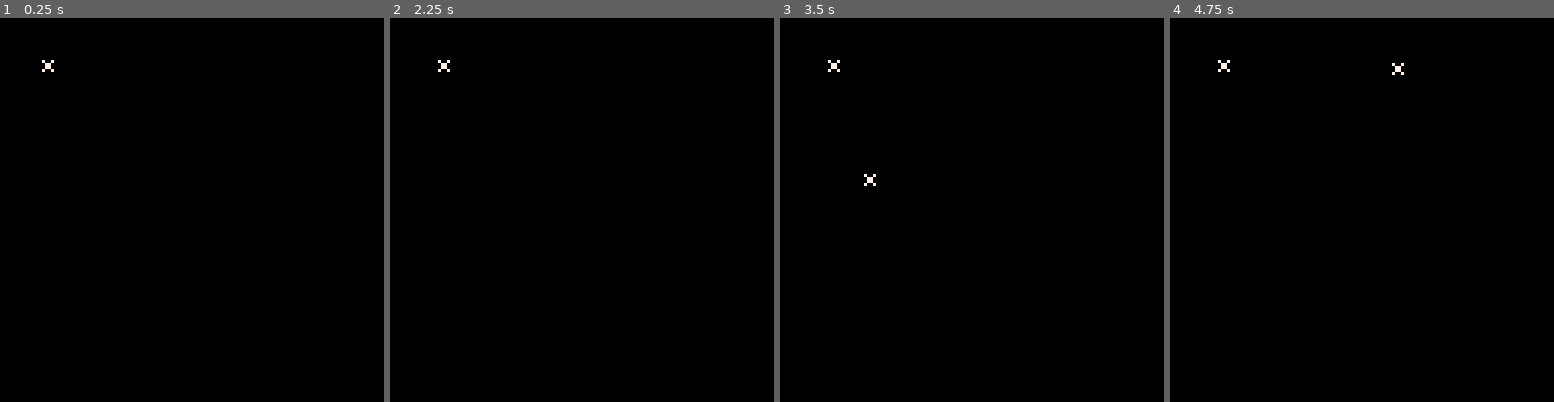
Above: before the commit, frames 1-4 (left to right).
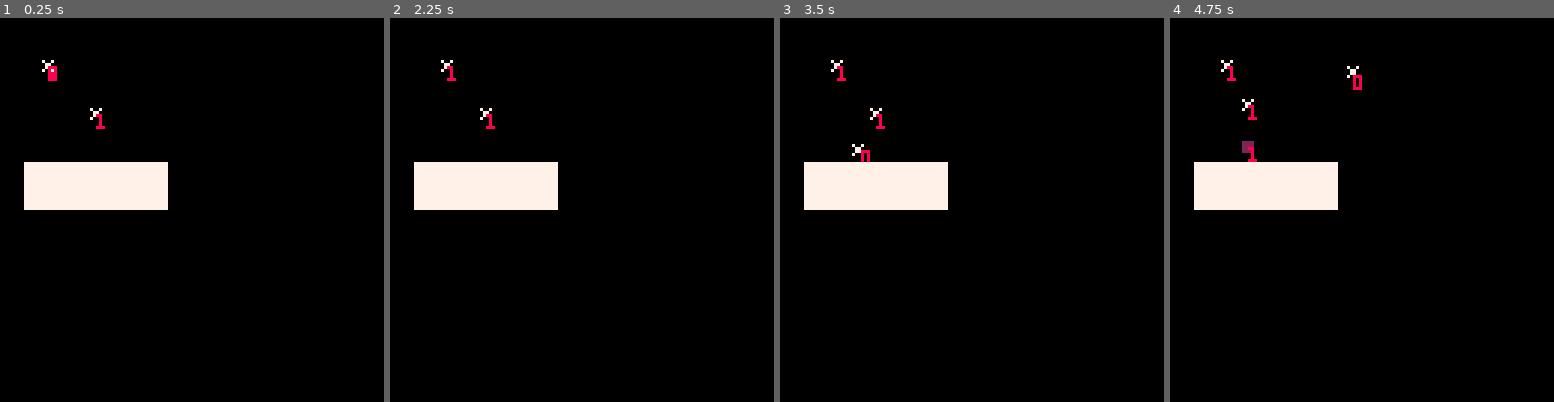
Above: after the commit, the same moments.

Repository: AntonPetrochenko/ShawarmaOfTruth
Game: PICO-8 cartridge kernel.p8
Two runs of this game, one before a commit and one after it. Both use one fixed random seed, a clock stepped at 60 frames per second and the inputs below.
Inputs:
- Up to frame 1 (0.25 s): no input
- Up to frame 2 (2.25 s): hold Left from 1.97 s (still down)
- Up to frame 3 (3.5 s): release Left at 2.37 s; hold Down 2.42-2.82 s; hold Right from 2.87 s (still down)
- Up to frame 4 (4.75 s): release Right at 3.53 s; hold Up 3.58-4.08 s; hold Right 4.13-4.53 s; hold Down from 4.58 s (still down)

The runs differ from the first frame. In frame 1, 4.9% of the frame differs, in the area x 6-44%, y 12-50%; in frame 2, 4.9%; in frame 3, 4.9%; in frame 4, 5.2%, in the area x 6-61%, y 10-50%.

Commit message:
logic mostly done

Diff:
--- a/kernel.p8
+++ b/kernel.p8
@@ -4,9 +4,23 @@
 #include logic.p8
 #include graph.p8
 __gfx__
-00000000000000000000000000000000000000000000000000000000000000000000000000000000000000000000000000000000000000000000000000000000
-00000000000000000000000000000000000000000000000000000000000000000000000000000000000000000000000000000000000000000000000000000000
-00700700000000000000000000000000000000000000000000000000000000000000000000000000000000000000000000000000000000000000000000000000
-00077000000000000000000000000000000000000000000000000000000000000000000000000000000000000000000000000000000000000000000000000000
-00077000000000000000000000000000000000000000000000000000000000000000000000000000000000000000000000000000000000000000000000000000
-00700700000000000000000000000000000000000000000000000000000000000000000000000000000000000000000000000000000000000000000000000000
+00000000777777770000000000000000000000000000000000000000000000000000000000000000000000000000000000000000000000000000000000000000
+00000000777777770000000000000000000000000000000000000000000000000000000000000000000000000000000000000000000000000000000000000000
+00700700777777770022220000000000000000000000000000000000000000000000000000000000000000000000000000000000000000000000000000000000
+00077000777777770022220000000000000000000000000000000000000000000000000000000000000000000000000000000000000000000000000000000000
+00077000777777770022220000000000000000000000000000000000000000000000000000000000000000000000000000000000000000000000000000000000
+00700700777777770022220000000000000000000000000000000000000000000000000000000000000000000000000000000000000000000000000000000000
+00000000777777770000000000000000000000000000000000000000000000000000000000000000000000000000000000000000000000000000000000000000
+00000000777777770000000000000000000000000000000000000000000000000000000000000000000000000000000000000000000000000000000000000000
+__gff__
+0080000000000000000000000000000000000000000000000000000000000000000000000000000000000000000000000000000000000000000000000000000000000000000000000000000000000000000000000000000000000000000000000000000000000000000000000000000000000000000000000000000000000000
+0000000000000000000000000000000000000000000000000000000000000000000000000000000000000000000000000000000000000000000000000000000000000000000000000000000000000000000000000000000000000000000000000000000000000000000000000000000000000000000000000000000000000000
+__map__
+0000000000000000000000000000000000000000000000000000000000000000000000000000000000000000000000000000000000000000000000000000000000000000000000000000000000000000000000000000000000000000000000000000000000000000000000000000000000000000000000000000000000000000
+0000000000000000000000000000000000000000000000000000000000000000000000000000000000000000000000000000000000000000000000000000000000000000000000000000000000000000000000000000000000000000000000000000000000000000000000000000000000000000000000000000000000000000
+0000000000000000000000000000000000000000000000000000000000000000000000000000000000000000000000000000000000000000000000000000000000000000000000000000000000000000000000000000000000000000000000000000000000000000000000000000000000000000000000000000000000000000
+0000000000000000000000000000000000000000000000000000000000000000000000000000000000000000000000000000000000000000000000000000000000000000000000000000000000000000000000000000000000000000000000000000000000000000000000000000000000000000000000000000000000000000
+0000000000000000000000000000000000000000000000000000000000000000000000000000000000000000000000000000000000000000000000000000000000000000000000000000000000000000000000000000000000000000000000000000000000000000000000000000000000000000000000000000000000000000
+0000000000000000000000000000000000000000000000000000000000000000000000000000000000000000000000000000000000000000000000000000000000000000000000000000000000000000000000000000000000000000000000000000000000000000000000000000000000000000000000000000000000000000
+0001010101010100000000000000000000000000000000000000000000000000000000000000000000000000000000000000000000000000000000000000000000000000000000000000000000000000000000000000000000000000000000000000000000000000000000000000000000000000000000000000000000000000
+0001010101010100000000000000000000000000000000000000000000000000000000000000000000000000000000000000000000000000000000000000000000000000000000000000000000000000000000000000000000000000000000000000000000000000000000000000000000000000000000000000000000000000
--- a/logic.p8
+++ b/logic.p8
@@ -3,7 +3,12 @@
 __lua__
 game_objects = {}
 
-function spawn(x,y,upd,drw)
+function d()
+	cls(1)
+	flip()
+end
+
+function spawn(x,y,upd,drw,w)
 	new_gameobj = {}
 	new_gameobj.destroy = destroy
 	new_gameobj.update = upd
@@ -12,13 +17,27 @@
 	new_gameobj.y = y
 	new_gameobj.vx = 0
 	new_gameobj.vy = 0
+	new_gameobj.t = 1
+	new_gameobj.w = w or 1
 	add(game_objects,new_gameobj)
-end
-
-function destroy(this)
-	del(game_objects,this)
-end
-
+	return new_gameobj
+end
+
+function shoot(s,upd,drw,angle,vel,w)
+	bullet = spawn(s.x,s.y,upd,drw)
+	bullet.vel = vel
+	bullet.angle = angle
+	bullet.w = w
+	bullet.isbullet = true
+	bullet.contactdamage = true
+	return bullet
+end
+
+function destroy(s)
+	del(game_objects,s)
+end
+
+----DUMMY
 function dummy_draw(s)
 	spr(0,s.x-4,s.y-4)
 	be_tangible(s)
@@ -30,30 +49,54 @@
 
 function player_update(s)
 	be_tangible(s)
-	if (btn(⬇️)) s.vy += .4
-	if (btn(⬆️)) s.vy -= .4
-	if (btn(⬅️)) s.vx -= .4
-	if (btn(➡️)) s.vx += .4
+	if (btn(⬇️)) s.vy += .3
+	if (btn(⬆️)) s.vy -= .3
+	if (btn(⬅️)) s.vx -= .3
+	if (btn(➡️)) s.vx += .3
 	push_others(s)
-end
+	hurt_from(s,{1})
+end
+----
+
+--DUMMY SENTRY
+function dummy_sentry_update(s)
+	if s.t > 30 then
+		s.t = 0
+		shoot(s,simple_projectile,simple_projectile_draw,0,1,1)
+	end
+end
+----
+
+--SIMPLE PROJECTILE
+function simple_projectile(s)
+	be_projectile(s)
+end
+
+function simple_projectile_draw(s)
+	spr(2,s.x-4,s.y-4)
+end
+----
 
 function _update60()
 	for obj in all(game_objects) do
+		obj.t += 1
 		obj:update()
 	end
 end
+
 
 function _draw()
 	cls()
 	for obj in all(game_objects) do
 		obj:draw()
+		print(obj.w,obj.x,obj.y,8)
 	end
 	map()
 end
 
 function push_others(s)
 	for obj in all(game_objects) do
-		if (check_aabb(s,obj,5)) then
+		if (check_aabb(s,obj,5) and not obj.isbullet) then
 			obj.vx -= (s.x - obj.x)/10
 			obj.vy -= (s.y - obj.y)/10
 		end
@@ -61,7 +104,13 @@
 end
 
 function be_projectile(s)
-
+	s.x += s.vx
+	s.y += s.vy
+	s.vx = sin(s.angle)*2
+	s.vy = cos(s.angle)*2
+	if flag_at(s.x,s.y,7) then
+		destroy(s)
+	end
 end
 
 function be_tangible(s)
@@ -77,14 +126,24 @@
 	s.vy *= 0.8
 	s.x += s.vx
 	s.y += s.vy
+
 end
 
 function be_alive(s)
 
 end
 
-function hurt_from(s)
-
+function hurt_from(s,w)
+	for obj in all(game_objects) do
+		for team in all (w) do
+			if obj.contactdamage and obj.w == team and check_aabb(s,obj,3) then
+				d()
+				if obj.isbullet then
+					destroy(obj)
+				end
+			end
+		end
+	end
 end
 
 function check_aabb(s,obj,size)
@@ -99,7 +158,8 @@
 end
 
 spawn(16,16,dummy_update,dummy_draw)
-spawn(16,16,player_update,dummy_draw)
+spawn(16,16,player_update,dummy_draw,0)
+spawn(32,32,dummy_sentry_update,dummy_draw)
 __gfx__
 00000000000000000000000000000000000000000000000000000000000000000000000000000000000000000000000000000000000000000000000000000000
 00000000000000000000000000000000000000000000000000000000000000000000000000000000000000000000000000000000000000000000000000000000
